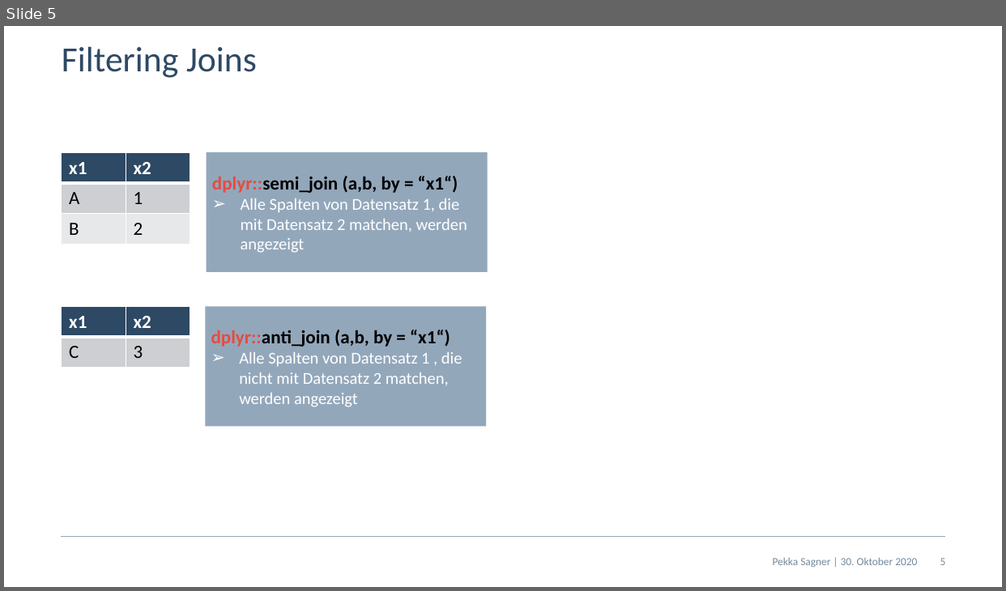
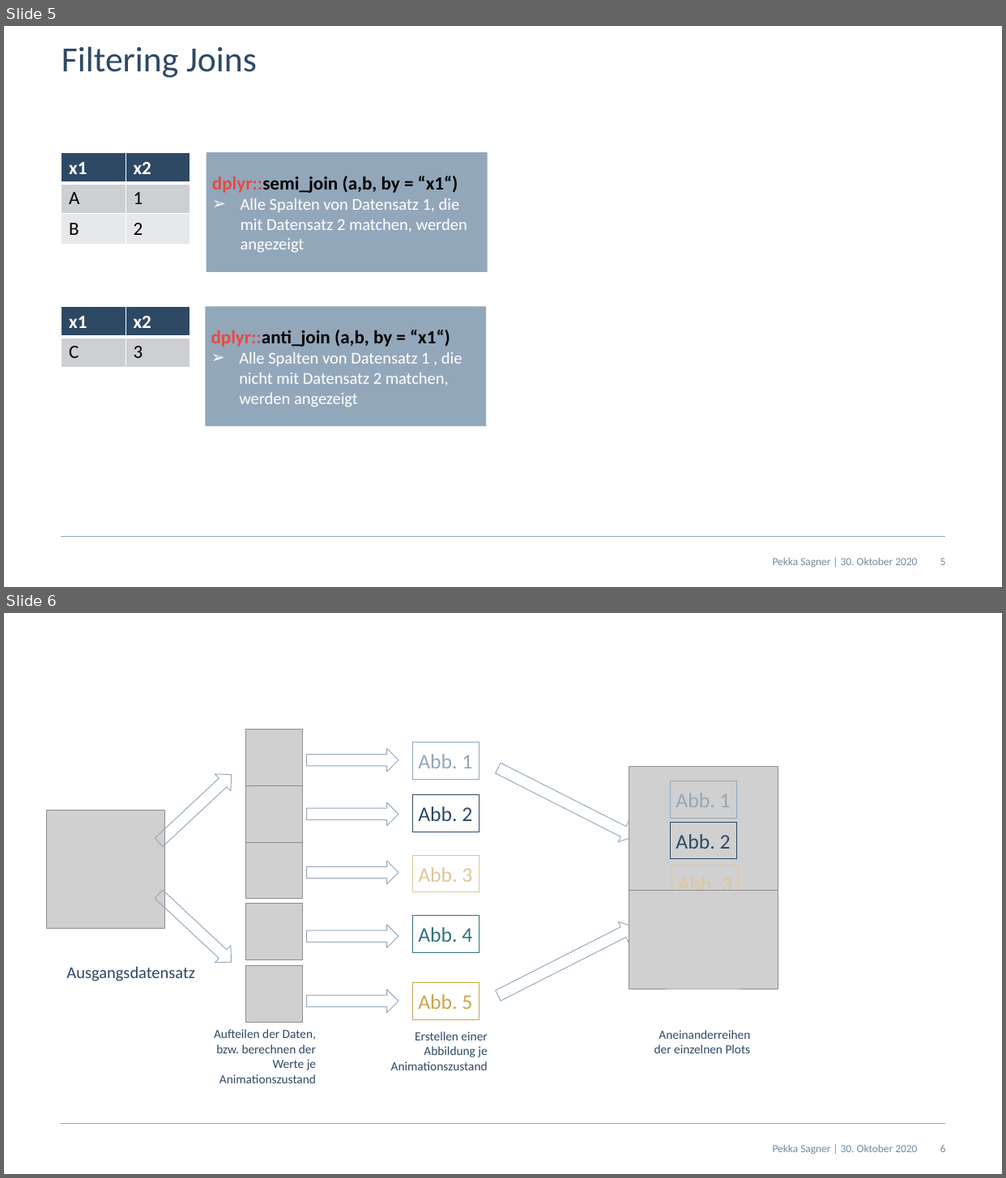
Before and after one commit to pekkasagner/IW-R-Kurs, a slide deck: docs/images/Erstellte_Abbildungen.pptx. Shown one above the other, each under a label of ours: slide 5 before the commit, slides 5 and 6 after it. The pictures are 1006x591 and 1006x1178 pixels, drawn with LibreOffice and Linux fonts; fonts in the diff are those of the drawing; grey boxes stand for pictures; background and template pictures are left out. Boxes give left, top, right and bottom in pixels: in the first picture for what was removed or moved away, otherwise in the second. Text is boxed around its words. In the diff, an @@ line names an element or a change of style, - is before the commit and + after.

Commit message:
Added Interaktive Abbildungen

```diff
--- a/docs/images/Erstellte_Abbildungen.pptx
+++ b/docs/images/Erstellte_Abbildungen.pptx
@@ slide 6 added at <box>4,613,1002,1174</box>, background #FFFFFF; not listed: 1 template element that a slide beside it also shows @@
@@ picture added at <box>246,730,303,786</box> @@
@@ right arrow added at <box>306,748,398,772</box>, outline #93A7BB 0.75 pt @@
@@ rectangle added at <box>412,743,479,780</box>, outline #93A7BB 0.75 pt, 20 pt, text #93A7BB @@
+Abb. 1
@@ right arrow added at <box>492,758,639,848</box>, outline #93A7BB 0.75 pt @@
@@ right arrow added at <box>151,766,240,851</box>, outline #93A7BB 0.75 pt @@
@@ picture added at <box>629,767,778,917</box> @@
@@ rectangle added at <box>671,781,737,818</box>, outline #93A7BB 0.75 pt, 20 pt, text #93A7BB @@
+Abb. 1
@@ picture added at <box>246,786,303,842</box> @@
@@ right arrow added at <box>306,803,398,825</box>, outline #93A7BB 0.75 pt @@
@@ rectangle added at <box>412,795,479,833</box>, outline #2E4964 0.75 pt, 20 pt, text #2E4964 @@
+Abb. 2
@@ picture added at <box>47,811,165,929</box> @@
@@ rectangle added at <box>671,822,737,859</box>, outline #2E4964 0.75 pt, 20 pt, text #2E4964 @@
+Abb. 2
@@ picture added at <box>246,843,303,899</box> @@
@@ rectangle added at <box>412,855,479,893</box>, outline #E0C599 0.75 pt, 20 pt, text #E0C599 @@
+Abb. 3
@@ right arrow added at <box>306,861,398,884</box>, outline #93A7BB 0.75 pt @@
@@ rectangle added at <box>671,865,739,903</box>, outline #E0C599 0.75 pt, 20 pt, text #E0C599 @@
+Abb. 3
@@ right arrow added at <box>151,886,240,971</box>, outline #93A7BB 0.75 pt @@
@@ picture added at <box>246,904,303,960</box> @@
@@ picture added at <box>629,890,778,989</box> @@
@@ right arrow added at <box>306,925,398,948</box>, outline #93A7BB 0.75 pt @@
@@ rectangle added at <box>412,916,479,954</box>, outline #32727C 0.75 pt, 20 pt, text #32727C @@
+Abb. 4
@@ right arrow added at <box>492,917,639,1006</box>, outline #93A7BB 0.75 pt @@
@@ text added at <box>66,966,194,982</box>, 16 pt, text #2E4964 @@
+Ausgangsdatensatz
@@ picture added at <box>246,966,303,1023</box> @@
@@ right arrow added at <box>306,990,398,1013</box>, outline #93A7BB 0.75 pt @@
@@ rectangle added at <box>412,983,479,1020</box>, outline #CAA54D 0.75 pt, 20 pt, text #CAA54D @@
+Abb. 5
@@ text added at <box>214,1029,316,1084</box>, 12 pt, text #2E4964 @@
+Aufteilen der Daten, bzw. berechnen der Werte je Animationszustand
@@ text added at <box>391,1032,488,1071</box>, 12 pt, text #2E4964 @@
+Erstellen einer Abbildung je Animationszustand
@@ text added at <box>654,1030,751,1054</box>, 12 pt, text #2E4964 @@
+Aneinanderreihen der einzelnen Plots
@@ text added at <box>773,1144,917,1154</box>, 10.5 pt, text #748A9D @@
+Pekka Sagner | 30. Oktober 2020
@@ page number added at <box>940,1145,946,1152</box>, 10.5 pt, text #748A9D @@
+6
```
Also in this commit, not shown: 24 other files.
